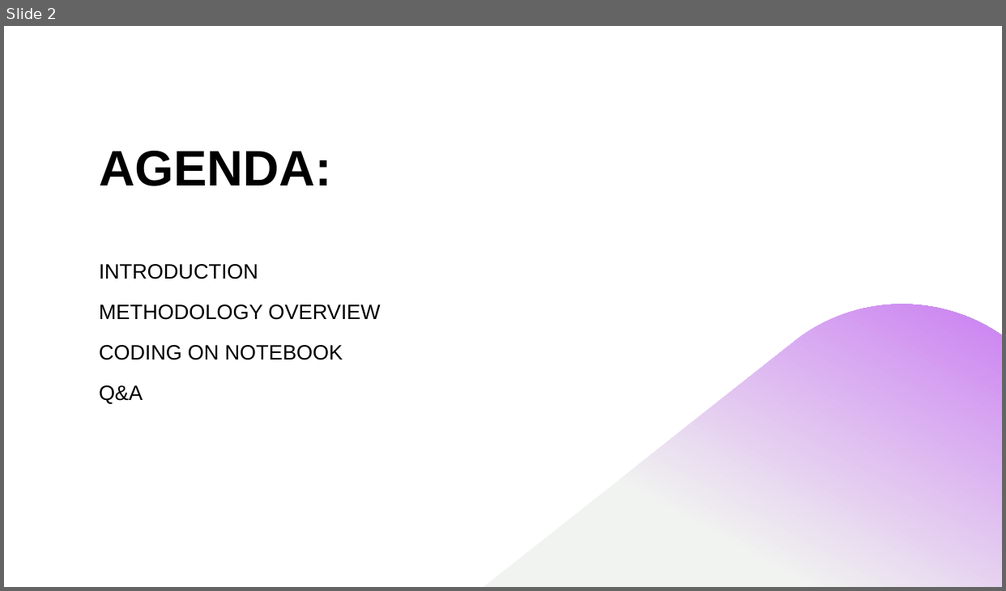
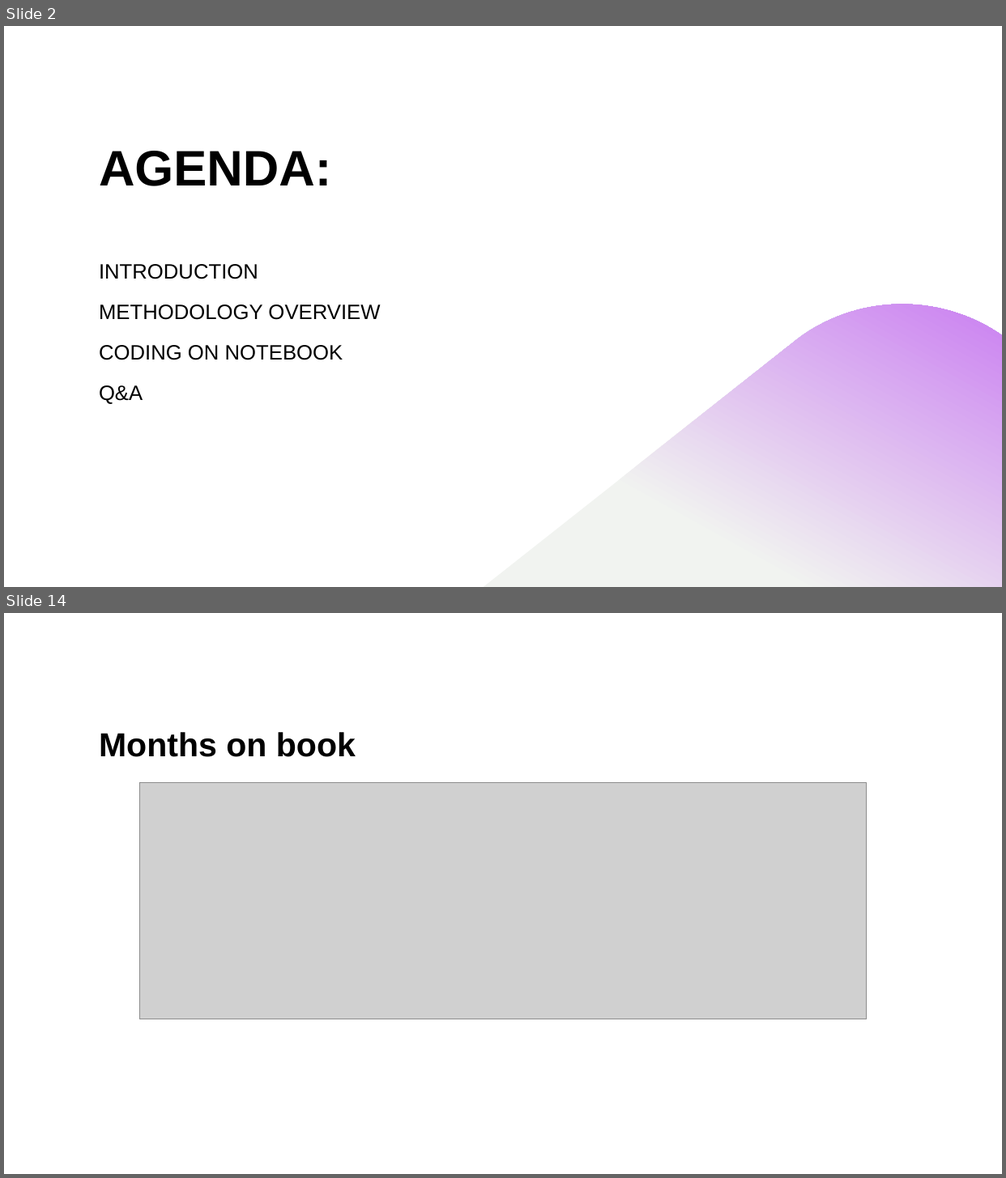
Before and after one commit to doannhu/credit_card_dataset_analysis, a slide deck: CREDIT CARD CUSTOMER PRESENTATION.pptx. Shown one above the other, each under a label of ours: slide 2 before the commit, slides 2 and 14 after it; the slides between them are not shown. The pictures are 1006x591 and 1006x1178 pixels, drawn with LibreOffice and Linux fonts; fonts in the diff are those of the drawing; grey boxes stand for pictures. Boxes give left, top, right and bottom in pixels: in the first picture for what was removed or moved away, otherwise in the second. Text is boxed around its words. In the diff, an @@ line names an element or a change of style, - is before the commit and + after.

```diff
--- a/CREDIT CARD CUSTOMER PRESENTATION.pptx
+++ b/CREDIT CARD CUSTOMER PRESENTATION.pptx
@@ slide 14 added at (4, 613, 1002, 1174), background #FFFFFF @@
@@ title added at (99, 732, 356, 757), 32 pt, text #000000, bold @@
+Months on book
@@ picture added at (139, 783, 867, 1020) @@
```
Also in this commit, not shown: 21 other slides added, 2 other files.
